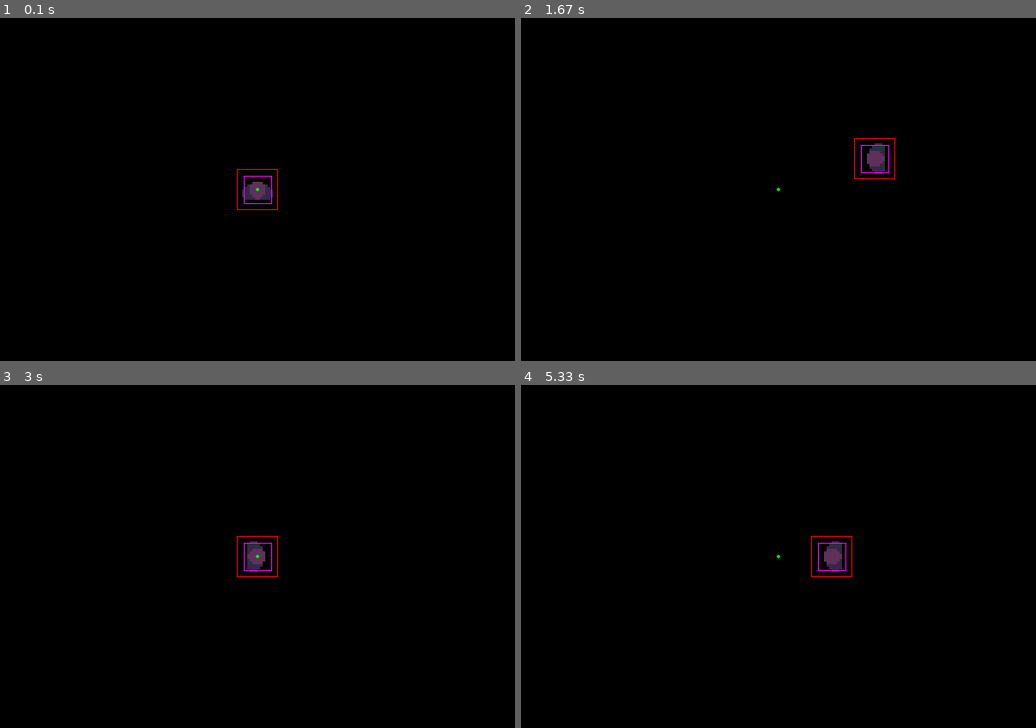
Above: before the commit, frames 1-4 (two rows, left to right).
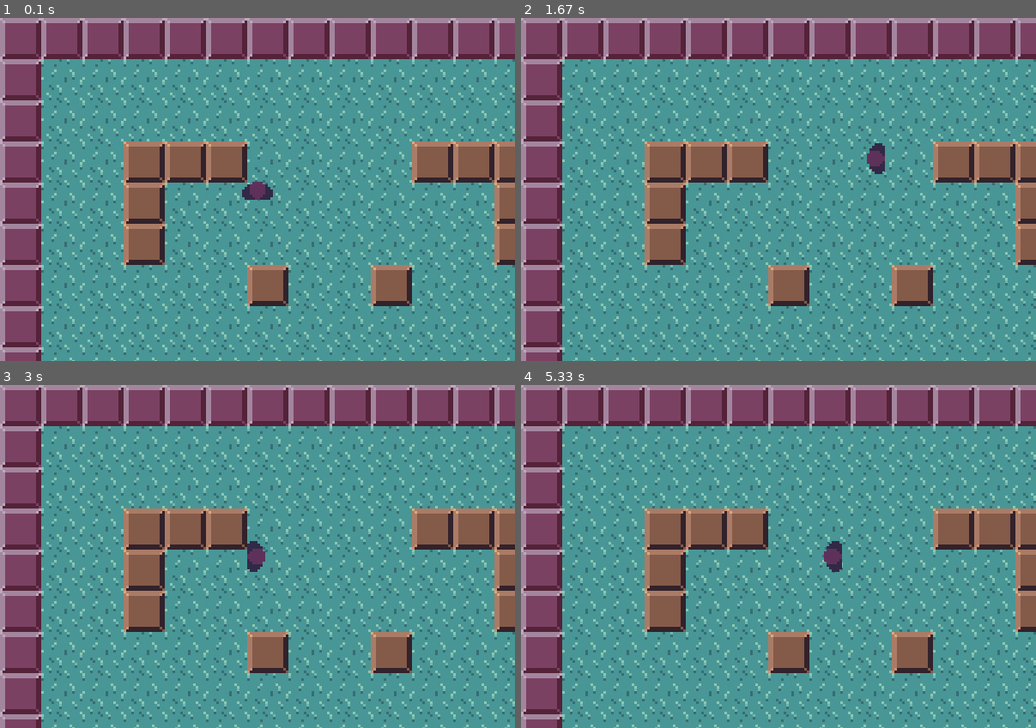
Above: after the commit, the same moments.

Repository: BarbosaNath/Python-Projects
Game: pygame game, started from Pygame/2D Engine/main.py
Same seed, same stepped clock (60 frames per second), same inputs: the game is played once before the commit and once after it.
Inputs:
- Up to frame 1 (0.1 s): no input
- Up to frame 2 (1.67 s): hold Right 0.33-0.8 s; hold Up 0.83-1.13 s; hold Right 1.17-1.63 s
- Up to frame 3 (3 s): hold Left 1.67-2.2 s; hold Down 2.23-2.53 s; hold Left 2.57-2.97 s
- Up to frame 4 (5.33 s): hold Up 3-3.37 s; hold Right 3.4-4.03 s; hold Down 4.07-4.43 s; hold Left 4.47-4.93 s; hold Right from 4.97 s (still down)

The runs differ from the first frame. In frame 1, 100% of the frame differs, in the area x 0-100%, y 0-100%; in frame 2, 100%; in frame 3, 100%; in frame 4, 100%.

Commit message:
Created a system to render the game world The system is based on a map image and a tile set image The World.Draw() functions takes the RGB values of the map image and translate them to tile set's tile

Diff:
--- /dev/null
+++ b/Pygame/2D Engine/World/map_editor.py
@@ -0,0 +1,37 @@
+from PyQt5 import QtWidgets
+from PyQt5.QtWidgets import QApplication, QMainWindow
+import sys
+
+
+class Window(QMainWindow):
+    def __init__(self):
+        super(Window, self).__init__()
+        self.setGeometry(200, 200, 300, 300)
+        self.setWindowTitle("Map Editor")
+        self.init_UI()
+
+    def init_UI(self):
+        self.label = QtWidgets.QLabel(self)
+        self.label.setText("Hello World")
+        self.label.move(150,150)
+
+        self.b1 = QtWidgets.QPushButton(self)
+        self.b1.setText("Button 1")
+        self.b1.clicked.connect(self.clicked)
+
+    def clicked(self):
+        self.label.setText("pressed")
+        self.update()
+
+    def update(self):
+        self.label.adjustSize()
+
+def window():
+    app = QApplication(sys.argv)
+    win = Window()
+
+
+    win.show()
+    sys.exit(app.exec_())
+
+window()
--- a/Pygame/2D Engine/World/tile.py
+++ b/Pygame/2D Engine/World/tile.py
@@ -1,3 +1,5 @@
 class Tile:
-    def __init__(self):
-        pass
+    def __init__(self, name, image, color):
+        self.name  = name
+        self.image = image
+        self.color = color
--- a/Pygame/2D Engine/World/world.py
+++ b/Pygame/2D Engine/World/world.py
@@ -1,3 +1,36 @@
-class Tile:
-    def __init__(self):
-        pass
+from globals import pygame
+class World:
+    def __init__(self, map_path, tile_size, scale = (1,1), tiles = None):
+        self.image = pygame.image.load(map_path)
+        self.rect  = self.image.get_rect()
+        self.tiles = tiles
+        self.scale = scale
+        self.tile_size = tile_size
+
+
+    def draw(self, canvas):
+        for x in range(self.rect[2]):
+            for y in range(self.rect[3]):
+                xpos = x * self.tile_size[0] * self.scale[0]
+                ypos = y * self.tile_size[1] * self.scale[1]
+                for tile in self.tiles:
+                    if tile.color == self.image.get_at((x,y)):
+                        canvas.blit(self.scaled_tile(tile.image,self.scale), (xpos, ypos))
+
+    def scaled_tile(self, image, scale):
+        scaled_image = pygame.transform.scale(
+            image,
+            (
+                image.get_size()[0]*scale[0],
+                image.get_size()[1]*scale[1],
+            )
+        )
+        return scaled_image
+
+#<>
+# tiles = {
+#     "Name"  : "Grass",
+#     "Image" : "Assets/tile_set.png",
+#     "Color" : (0,0,0)
+# }
+#</>
--- a/Pygame/2D Engine/main.py
+++ b/Pygame/2D Engine/main.py
@@ -1,18 +1,35 @@
 from globals import pygame
 from player  import Player
+from World.tile  import Tile
+from World.world import World
+from World.tile_set import TileSet
 
 # GLOBALS
 SCREEN_SIZE = (600, 400)
 HALF_SCREEN = (int(SCREEN_SIZE[0]/2), int(SCREEN_SIZE[1]/2))
 SCREEN      = pygame.display.set_mode(SCREEN_SIZE)
+GAME_SCALE  = (3,3)
 clock       = pygame.time.Clock()
 
-# background  = pygame.image.load("Assets/Debug/32px_bg.png")
-
-p = Player(( SCREEN_SIZE[0]/2,  SCREEN_SIZE[1]/2),  (16, 16), "Assets/Character-sheet.png", (3, 3))
+p = Player(( SCREEN_SIZE[0]/2,  SCREEN_SIZE[1]/2),  (16, 16), "Assets/Character-sheet.png", GAME_SCALE)
 p.animation_speed = 120
 
 player_group = pygame.sprite.Group(p)
+
+
+
+ts = TileSet((16,16), "Assets/tile_set.png")
+w = World("Assets/map.png",(16,16), GAME_SCALE,
+    [
+        Tile("Grass" , ts.tiles[0], ( 73, 150, 150)),
+        Tile("Orange", ts.tiles[1], (132,  90,  73)),
+        Tile("Purple", ts.tiles[2], (123,  65,  98))
+    ]
+)
+
+
+
+
 
 running = True
 while running:
@@ -22,34 +39,33 @@
 
 
     p.key_input(pygame.key.get_pressed())
-    # for j in range((int)(SCREEN_SIZE[1]/background.get_size()[1]) + 1):
-    #     for i in range((int)(SCREEN_SIZE[0]/background.get_size()[0]) + 1):
-    #         SCREEN.blit(background, (i * background.get_size()[0], j * background.get_size()[1]))
-
-
 
     SCREEN.fill((0,0,0))
+
+    w.draw(SCREEN)
 
     player_group.update()
     player_group.draw(SCREEN)
 
-    pygame.draw.circle(
-        SCREEN,
-        (0,255,0),
-        HALF_SCREEN,
-        2,
-    )
-
-    pygame.draw.rect(
-        SCREEN,
-        (255,0,0),
-        p.rect, 1
-    )
-    pygame.draw.rect(
-        SCREEN,
-        (255,0,255),
-        p.collide_box, 1
-    )
+    # <> Draw some shit
+    # pygame.draw.circle(
+    #     SCREEN,
+    #     (0,255,0),
+    #     HALF_SCREEN,
+    #     2,
+    # )
+    #
+    # pygame.draw.rect(
+    #     SCREEN,
+    #     (255,0,0),
+    #     p.rect, 1
+    # )
+    # pygame.draw.rect(
+    #     SCREEN,
+    #     (255,0,255),
+    #     p.collide_box, 1
+    # )
+    # </>
 
     pygame.display.update()
     clock.tick(60)
Not shown, added: Pygame/2D Engine/World/map_editor.ui
